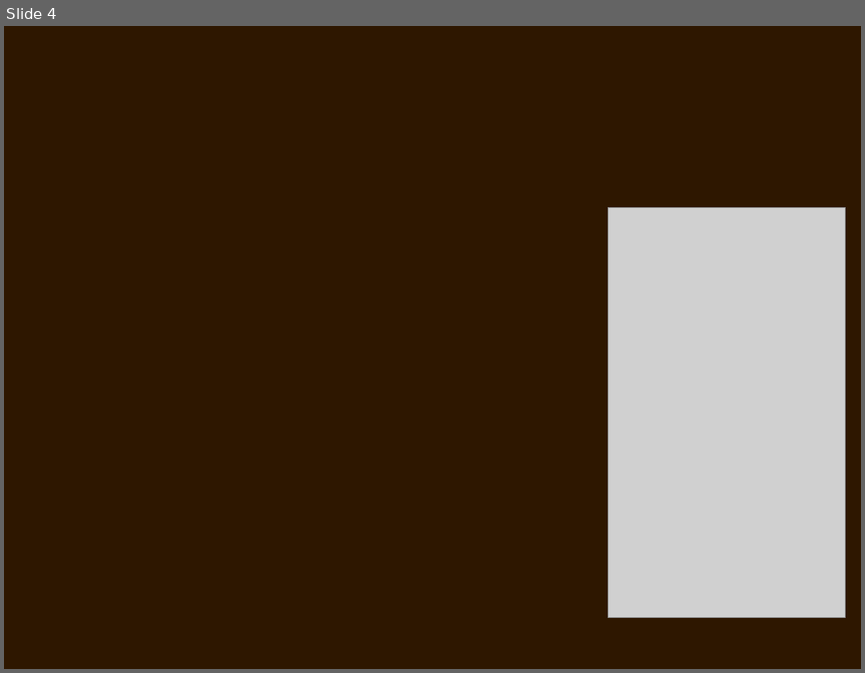
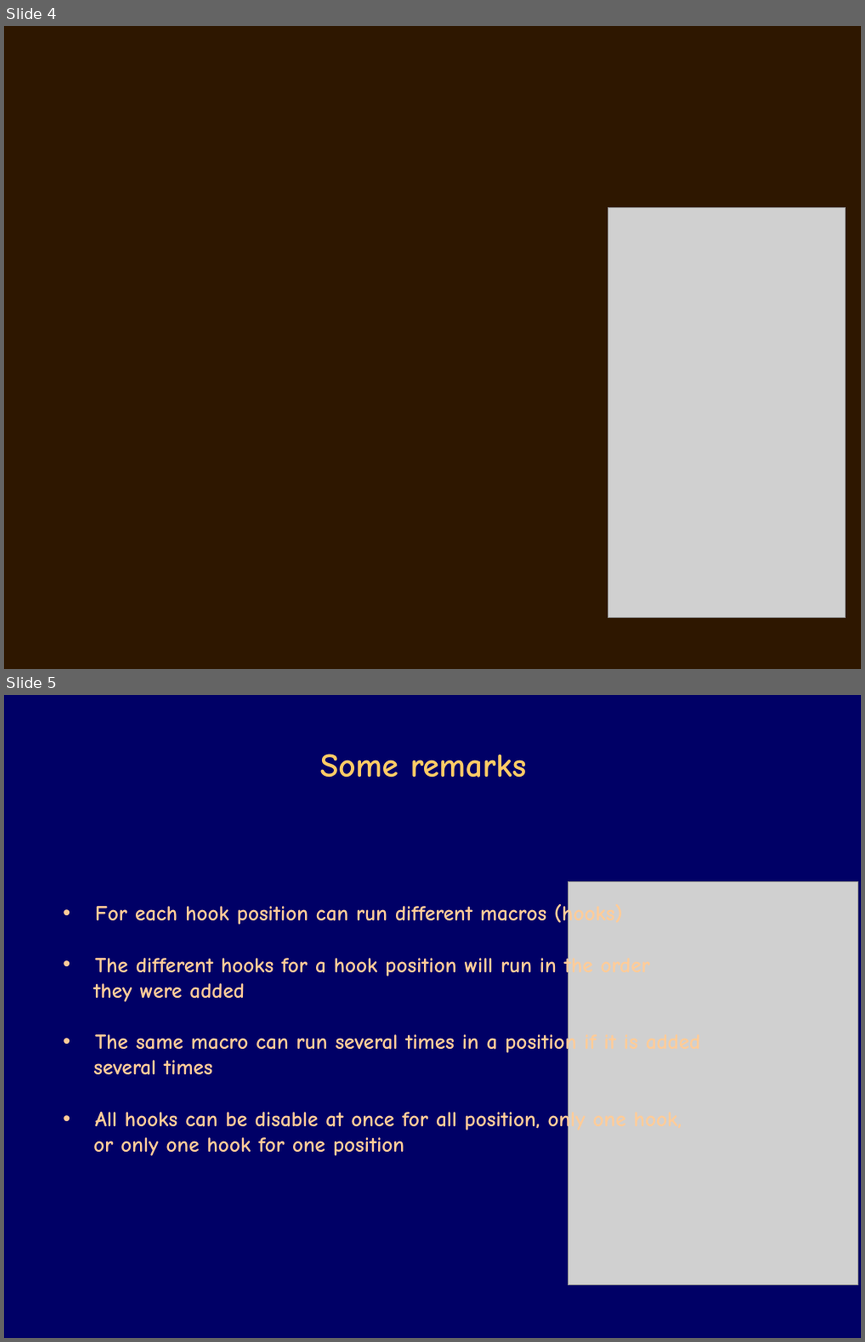
Before and after one commit to sardana-org/sardana-followup, a slide deck: 20180605-Prague/02-GeneralHooks.ppt. Shown one above the other, each under a label of ours: slide 4 before the commit, slides 4 and 5 after it. The pictures are 865x673 and 865x1342 pixels, drawn with LibreOffice and Linux fonts; fonts in the diff are those of the drawing; grey boxes stand for pictures; background and template pictures are left out. Boxes give left, top, right and bottom in pixels: in the first picture for what was removed or moved away, otherwise in the second. Text is boxed around its words. In the diff, an @@ line names an element or a change of style, - is before the commit and + after.

Commit message:
Updating talk

```diff
--- a/20180605-Prague/02-GeneralHooks.ppt
+++ b/20180605-Prague/02-GeneralHooks.ppt
@@ slide 5 added at (x1=4, y1=695, x2=861, y2=1338), background picture (left out) @@
@@ text added at (x1=320, y1=754, x2=526, y2=777), 28 pt, text #FFCC66, bold @@
+Some remarks
@@ picture added at (x1=568, y1=882, x2=857, y2=1286) @@
@@ text added at (x1=93, y1=902, x2=622, y2=1156), 18 pt, text #FFCC99, bold @@
+• For each hook position can run different macros (hooks)
+• The different hooks for a hook position will run in the order
+they were added
+• The same macro can run several times in a position if it is added
+several times
+• All hooks can be disable at once for all position, only one hook,
+or only one hook for one position
```
